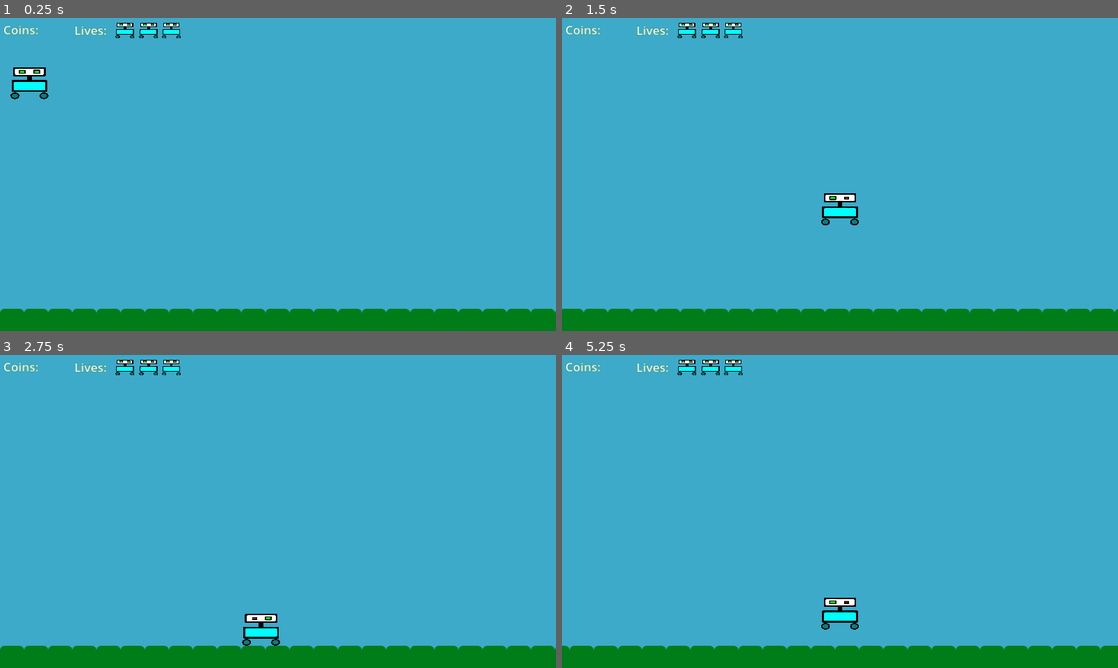
Above: before the commit, frames 1-4 (two rows, left to right).
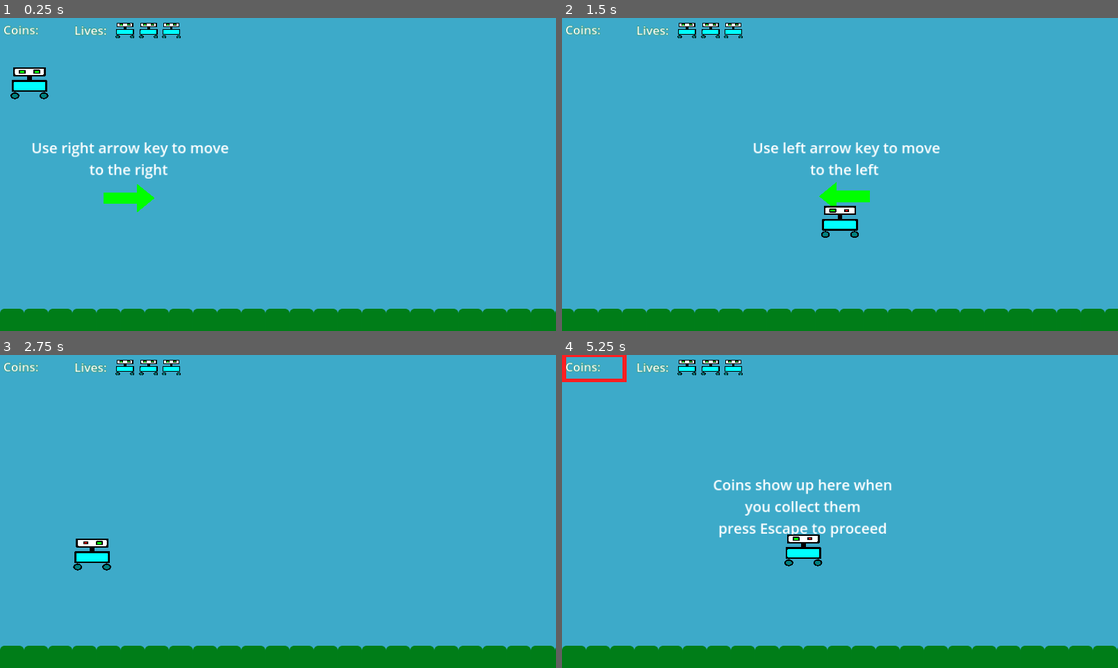
Above: after the commit, the same moments.

Repository: mikailaliyev/MsAdventures
Game: Godot game, scene res://levels/level_1.tscn
Two runs of this game, one before a commit and one after it. Both use one fixed random seed, a clock stepped at 60 frames per second and the inputs below.
Inputs:
- Up to frame 1 (0.25 s): no input
- Up to frame 2 (1.5 s): hold Space (jump) 0.53-1.28 s; hold Right (right) from 0.53 s (still down); tap Space (jump) at 1.35 s
- Up to frame 3 (2.75 s): tap Space (jump) at 1.52, 1.82 s; release Right (right) at 2.03 s; hold Left (left) from 2.03 s (still down); hold Space (jump) from 2.03 s (still down)
- Up to frame 4 (5.25 s): release Space (jump) at 2.78 s; tap Space (jump) at 2.85, 3.02, 3.32, 4.35, 4.52, 4.82 s; hold Space (jump) 3.53-4.28 s; tap Escape (pause) at 4.15 s; release Left (left) at 4.28 s; hold Right (right) from 4.28 s (still down); hold Space (jump) from 5.03 s (still down)

The runs differ from the first frame. In frame 1, 1.2% of the frame differs, in the area x 5-42%, y 39-62%; in frame 2, 2.0%; in frame 3, 1.0%; in frame 4, 3.0%, in the area x 0-100%, y 0-95%.

Commit message:
changed: optimized variables

Diff:
--- a/levels/GameManager.gd
+++ b/levels/GameManager.gd
@@ -4,13 +4,6 @@
 
 #Game control tips variables
 var is_paused: bool = false
-var left_control: int = 0
-var right_control: int = 0
-var jump_control: int = 0
-var coin_control: int = 0
-var life_control: int = 0
-var coin_intro_control: int = 0
-var enemy_intro_control: int = 0
 var all_controls: int = 0
 
 func _ready():
@@ -19,15 +12,13 @@
 
 func _process(_delta):
 	#Teaching moving controls
-	if right_control == 0:
+	if all_controls == 0:
 		if $"../Character".is_on_floor():
 			if !Input.is_action_pressed("right"):
 				get_tree().paused = true
 			else:
 				get_tree().paused = false
-				right_control += 1
 				all_controls += 1
-				save_data(right_control)
 				%LabelForRightControl.hide()
 				%ArrowRight.hide()
 	else:
@@ -35,7 +26,7 @@
 			%ArrowRight.hide()
 
 
-	if left_control == 0:
+	if all_controls == 1:
 		if %Character.position.x > 600:
 			%LabelForLeftControl.show()
 			%ArrowLeft.show()
@@ -43,14 +34,12 @@
 				get_tree().paused = true
 			else:
 				get_tree().paused = false
-				left_control += 1
 				all_controls += 1
-				save_data(left_control)
 				%LabelForLeftControl.hide()
 				%ArrowLeft.hide()
 
 
-	if jump_control == 0 && all_controls == 2 :
+	if all_controls == 2 :
 		if %Character.position.x < 500:
 			%LabelForUpControl.show()
 			%ArrowUp.show()
@@ -58,39 +47,34 @@
 				get_tree().paused = true
 			else:
 				get_tree().paused = false
-				jump_control += 1
 				all_controls += 1
-				save_data(jump_control)
 				%LabelForUpControl.hide()
 				%ArrowUp.hide()
 
-	if coin_control == 0:
-		if %Character.position.x > 500 && all_controls == 3:
+	if all_controls == 3:
+		if %Character.position.x > 500:
 			%LabelForCoinsCounter.show()
 			%RectangleForCoins.show()
 			get_tree().paused = true
 			if Input.is_action_just_pressed("pause"):
 				get_tree().paused = false
-				coin_control += 1
 				all_controls += 1
-				save_data(coin_control)
 				%LabelForCoinsCounter.hide()
 				%RectangleForCoins.hide()
 
-	if life_control == 0:
-		if %Character.position.x > 550 && coin_control > 0:
+	if all_controls == 4:
+		if %Character.position.x > 550:
 			%LabelForLivesCounter.show()
 			%RectangleForLives.show()
 			if !Input.is_action_pressed("pause"):
 				get_tree().paused = true
 			else:
 				get_tree().paused = false
-				life_control += 1
-				save_data(life_control)
+				all_controls += 1
 				%LabelForLivesCounter.hide()
 				%RectangleForLives.hide()
 
-	if coin_intro_control == 0:
+	if all_controls == 5:
 		if %Character.position.x > 2100:
 			%LabelForCoinsIntro.show()
 			%RectangleForCoinsIntro.show()
@@ -98,12 +82,11 @@
 				get_tree().paused = true
 			else:
 				get_tree().paused = false
-				coin_intro_control += 1
-				save_data(coin_intro_control)
+				all_controls += 1
 				%LabelForCoinsIntro.hide()
 				%RectangleForCoinsIntro.hide()
 
-	if enemy_intro_control == 0:
+	if all_controls == 6:
 		if %Character.position.x > 2800:
 			%LabelForEnemyIntro.show()
 			%RectangleForEnemyIntro.show()
@@ -111,11 +94,10 @@
 				get_tree().paused = true
 			else:
 				get_tree().paused = false
-				enemy_intro_control += 1
-				save_data(enemy_intro_control)
+				all_controls += 1
+				save_data(all_controls)
 				%LabelForEnemyIntro.hide()
 				%RectangleForEnemyIntro.hide()
-
 
 func pause_game():
 	if Input.is_action_just_pressed("pause"):
@@ -135,12 +117,6 @@
 func load_data():
 	if FileAccess.file_exists(save_path):
 		var _file = FileAccess.open(save_path, FileAccess.READ)
-		left_control = 1
-		right_control = 1
-		jump_control = 1
-		coin_control = 1
-		life_control = 1
-		coin_intro_control = 1
-		enemy_intro_control = 1
+		all_controls = 7
 	else:
 		print("no data")
